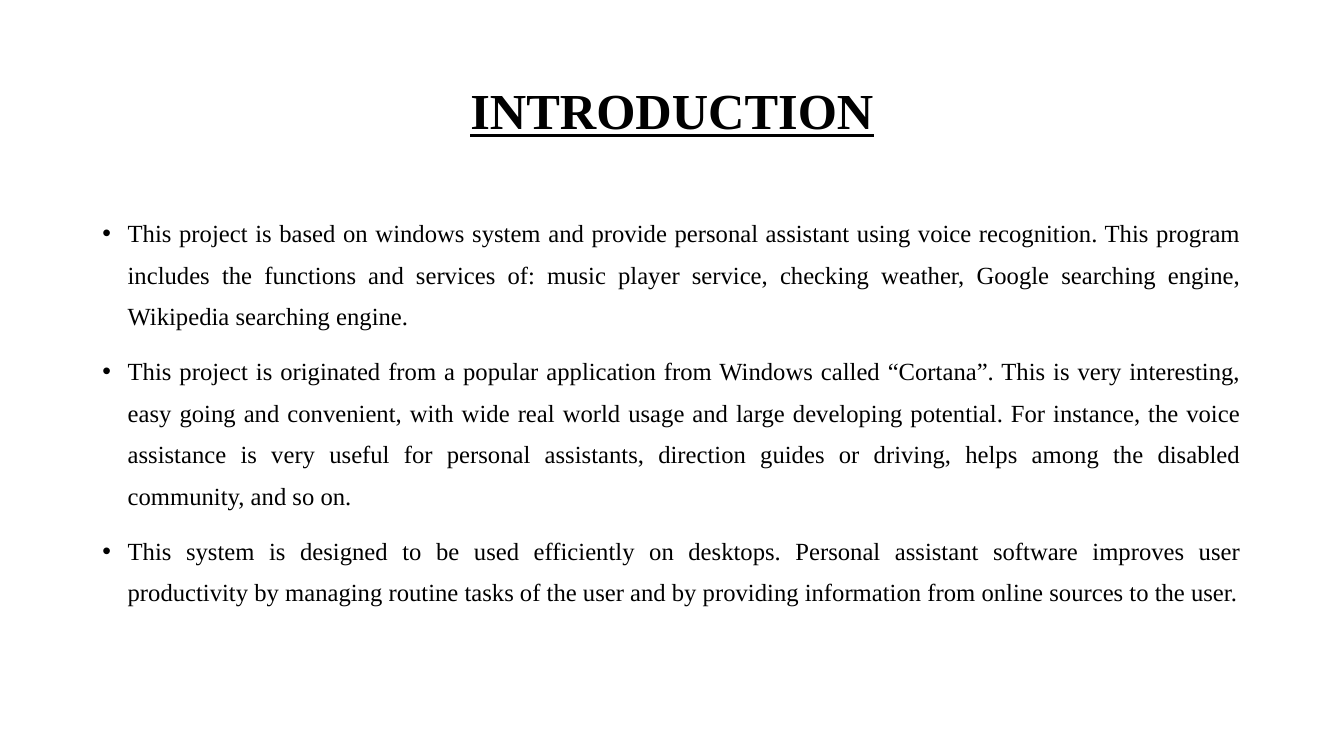
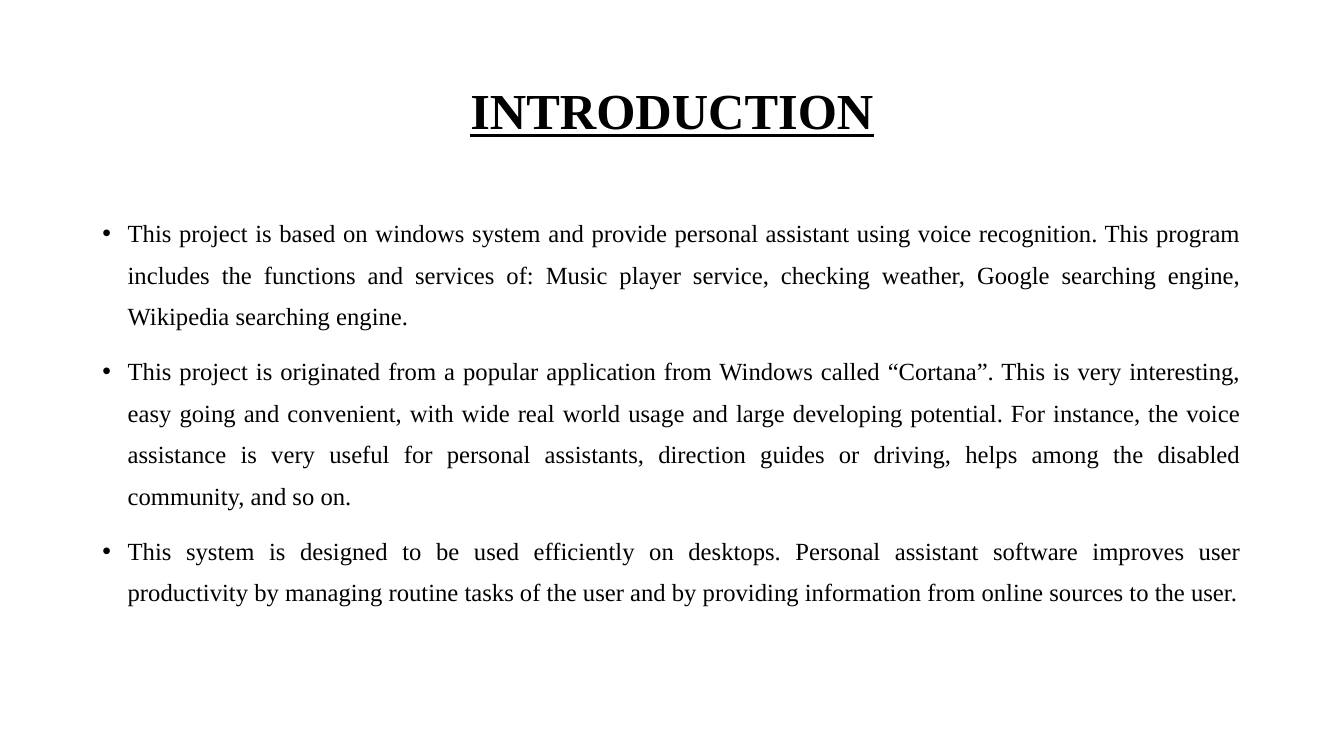
Before and after one commit to yogesh2104/miniProject, a slide deck: slide 2 of Documentation/DESKTOP PERSONAL ASSISTANT.pptx. Drawn at 1344x756 pixels with LibreOffice and Linux fonts; fonts in the diff are those of the drawing. Boxes give left, top, right and bottom in pixels: in the first picture for what was removed or moved away, otherwise in the second. Text is boxed around its words. In the diff, an @@ line names an element or a change of style, - is before the commit and + after.

```diff
--- a/Documentation/DESKTOP PERSONAL ASSISTANT.pptx
+++ b/Documentation/DESKTOP PERSONAL ASSISTANT.pptx
@@ text at box(128, 225, 1240, 331): text changed @@
-• This project is based on windows system and provide personal assistant using voice recognition. This program includes the functions and services of: music player service, checking weather, Google searching engine, Wikipedia searching engine.
+• This project is based on windows system and provide personal assistant using voice recognition. This program includes the functions and services of: Music player service, checking weather, Google searching engine, Wikipedia searching engine.
```
Also in this commit, not shown: 6 other slides changed, 1 slide added, 1 other file.
